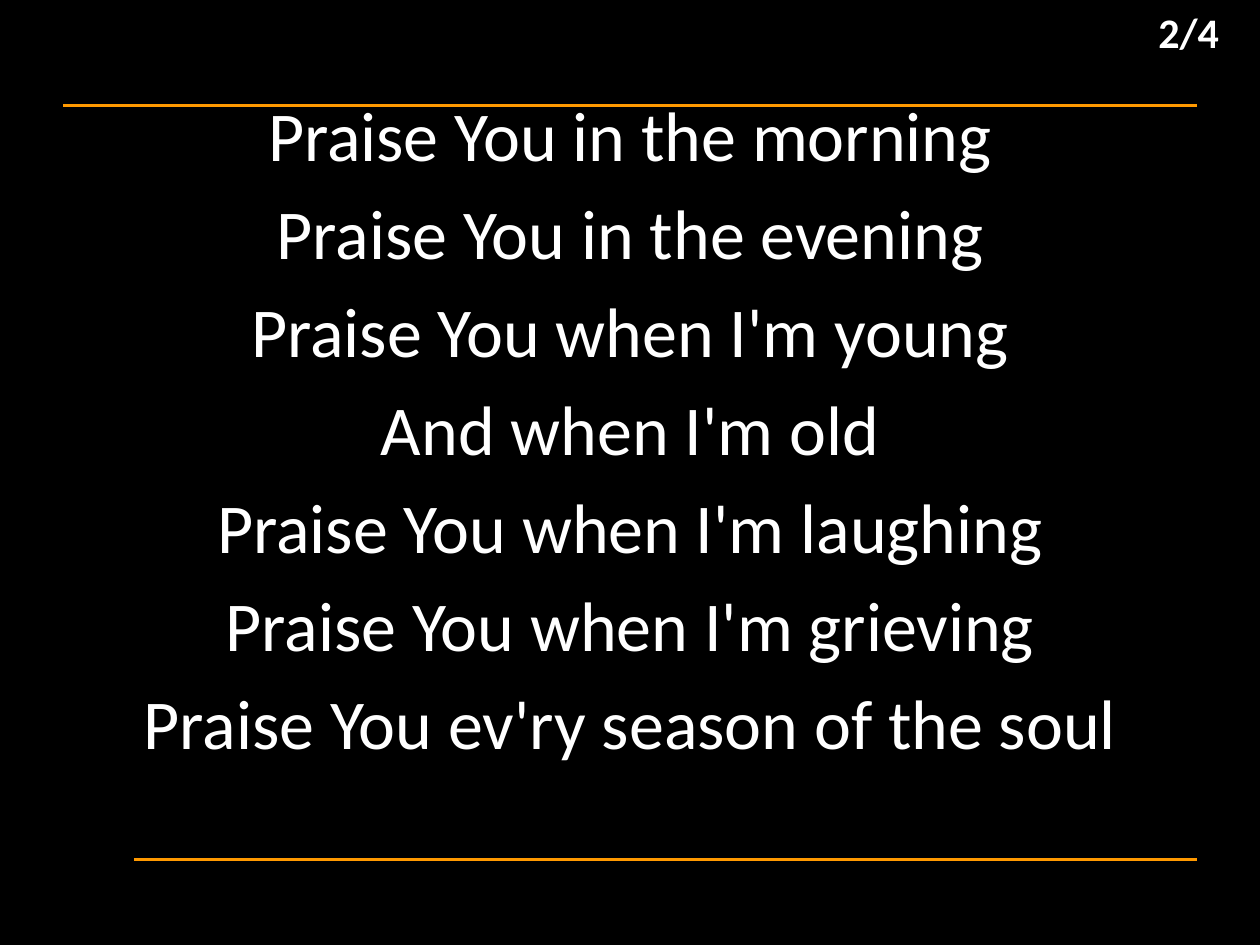
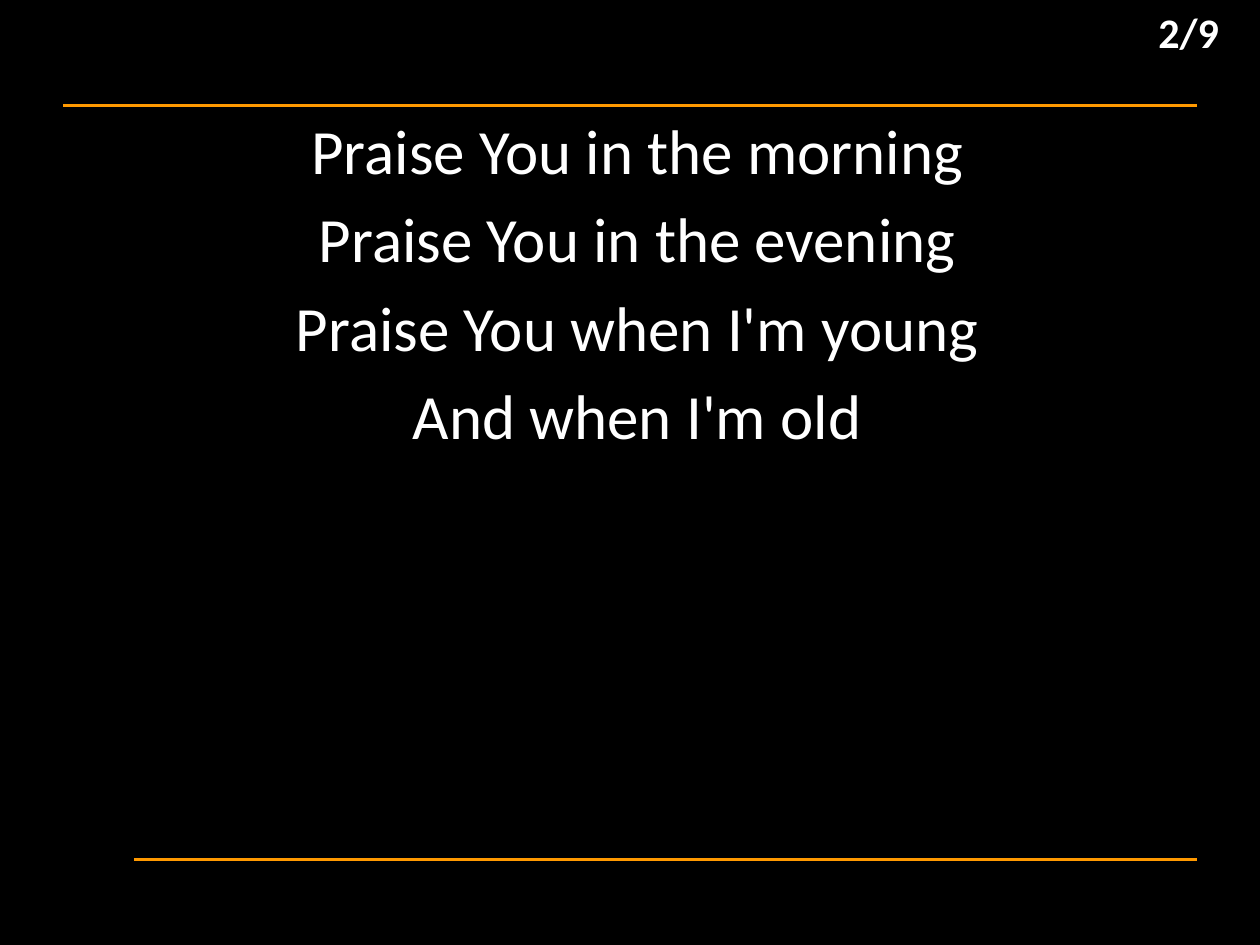
Before and after one commit to hoo-are-ya/worship, a slide deck: slide 3 of docs/songs/let evrything that has breath.pptx. Drawn at 1260x945 pixels with LibreOffice and Linux fonts; fonts in the diff are those of the drawing; background and template pictures are left out. Boxes give left, top, right and bottom in pixels: in the first picture for what was removed or moved away, otherwise in the second. Text is boxed around its words. In the diff, an @@ line names an element or a change of style, - is before the commit and + after.

```diff
--- a/docs/songs/let evrything that has breath.pptx
+++ b/docs/songs/let evrything that has breath.pptx
@@ text at [1158,18,1219,50]: text changed @@
-2/4
+2/9
@@ subtitle "Praise You in the morning": place and size @@
-subtitle "Praise You in the morning" at [144,104,1116,761]
+subtitle "Praise You in the morning" at [296,130,978,440]
@@ subtitle "Praise You in the morning" at [296,130,978,440]: size 40 to 36 pt @@
@@ subtitle at [144,504,1116,761]: paragraphs removed @@
-Praise You when I'm laughing
-Praise You when I'm grieving
-Praise You ev'ry season of the soul
```
Also in this commit, not shown: 3 other slides changed, 5 slides added, 4 other files.
